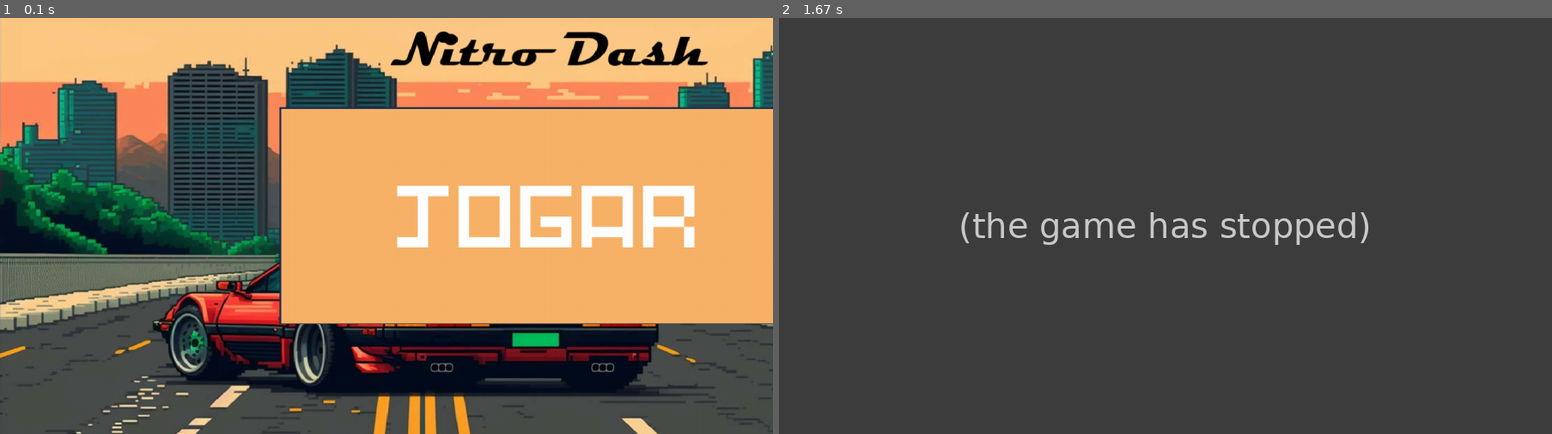
Above: before the commit, frames 1-2 (left to right).
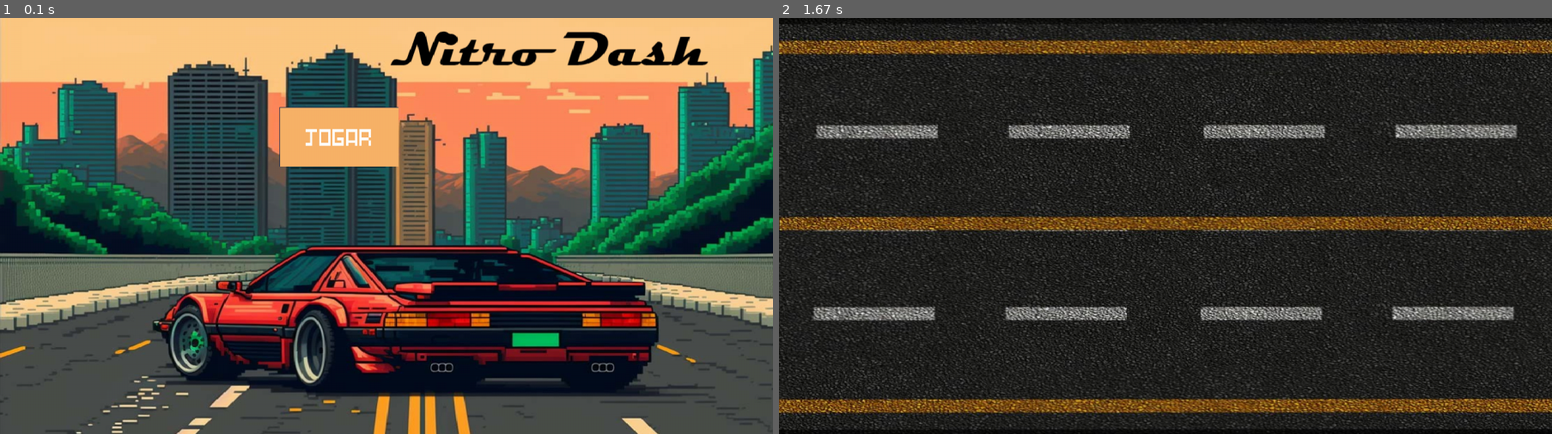
Above: after the commit, the same moments.

Repository: wellingtonrs07/PyGame_2023
Game: pygame game, started from Jogo.py
Two runs of this game, one before a commit and one after it. Both use one fixed random seed, a clock stepped at 60 frames per second and the inputs below.
Inputs (mouse positions are in pixels of both pictures, inside the frame that each line leads up to):
- Up to frame 1 (0.1 s): no input
- Up to frame 2 (1.67 s): click (1119, 138) at 0.38 s

The runs differ from the first frame. In frame 1, 31% of the frame differs, in the area x 36-100%, y 21-74%; in frame 2, 81%, in the area x 0-100%, y 0-100%.
Before the commit the program exited at 0.43 s; later frames show no game.

Commit message:
botao funcionando

Diff:
--- a/Jogo.py
+++ b/Jogo.py
@@ -2,8 +2,10 @@
 
 # Importar bibliotecas e arquivos
 import pygame
-from config import largura,altura,fps,GAME,QUIT
+from config import largura,altura,fps,GAME,QUIT, INIT
 from tela_inicial import telainicial
+from tela_jogo import telajogo
+
 
 # Inicializa o pygame e o mixer
 pygame.init()
@@ -14,9 +16,12 @@
 pygame.display.set_caption('Velozes e Furiosos')
 
 state = GAME
+
 while state != QUIT:
     if state == GAME:
         state = telainicial(tela)
+    elif state == INIT:
+        state = telajogo(tela)
     else:
         state = QUIT
 
--- a/assets.py
+++ b/assets.py
@@ -21,5 +21,7 @@
     btns = {}
 
     btns[NEW_GAME] = pygame.image.load(os.path.join(Imagens, 'btn_inicio.png')).convert()
+    btns[NEW_GAME] = pygame.transform.scale(btns[NEW_GAME],(200,100))
+
     btns[INSTRUCOES] = pygame.image.load(os.path.join(Imagens, 'btn_inicio.png')).convert()
     return [assets,btns]
--- a/tela_jogo.py
+++ b/tela_jogo.py
@@ -1,5 +1,5 @@
 # Imports e arquivos
-from config import largura, altura, fps, QUIT, GAME,Azul
+from config import largura, altura, fps, QUIT, GAME,Azul, INIT
 import pygame
 from assets import RUA,NEW_GAME,load_assets
 from classes import Button
